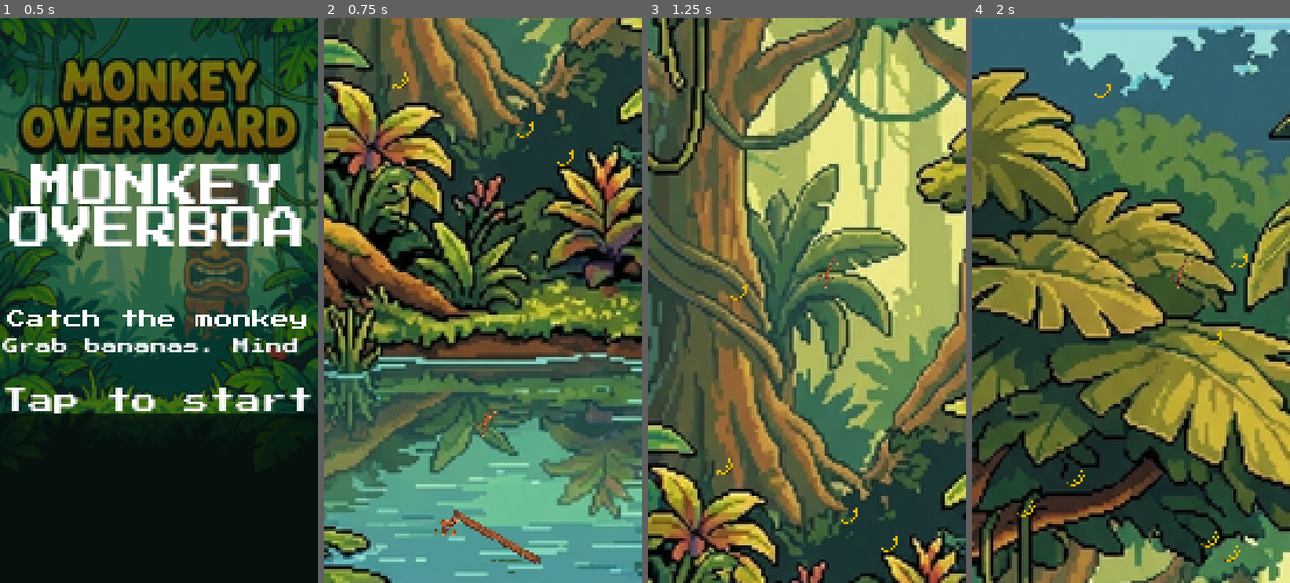
Above: before the commit, frames 1-4 (left to right).
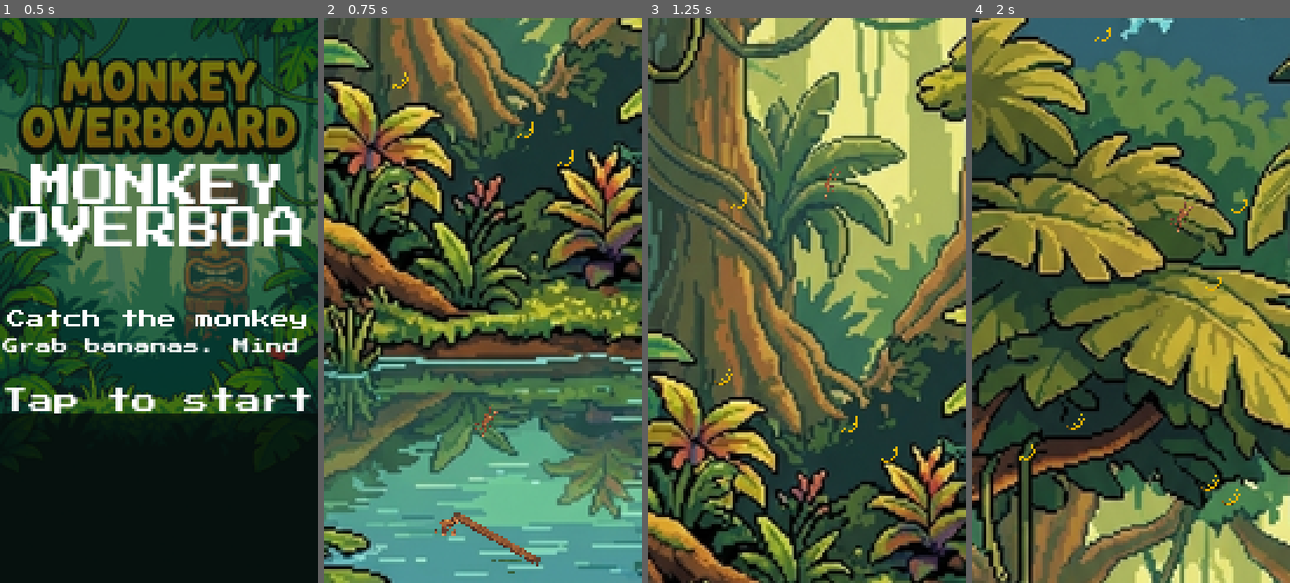
Above: after the commit, the same moments.

Repository: champrt78/monkey-overboard
Game: Godot game, scene res://main.tscn
Two runs of this game, one before a commit and one after it. Both use one fixed random seed, a clock stepped at 60 frames per second and the inputs below.
Inputs (mouse positions are in pixels of both pictures, inside the frame that each line leads up to):
- Up to frame 1 (0.5 s): no input
- Up to frame 2 (0.75 s): tap Enter at 0.5 s; move the mouse to (552, 272) at 0.52 s; click (552, 272) at 0.67 s
- Up to frame 3 (1.25 s): no input
- Up to frame 4 (2 s): drag from (1067, 328) to (1115, 413) at 1.27 s

Frame 1 is identical in both runs. In frame 2, 0.2% of the frame differs, in the area x 40-79%, y 18-98%; in frame 3, 79%; in frame 4, 82%, in the area x 0-100%, y 0-100%.

Commit message:
feat(camera): blend to catch framing during descents

Diff:
--- a/godot/main.gd
+++ b/godot/main.gd
@@ -37,6 +37,7 @@
 const POINTS_BANANA := 10
 const POINTS_CATCH := 2
 const LIVES := 3
+const CAMERA_CATCH_BLEND_WINDOW := 180.0  # world units above seesaw where framing starts
 
 const MONKEY_FRAMES := preload("res://assets/sprites/monkey_frames.tres")
 const GATOR_FRAMES := preload("res://assets/sprites/gator_frames.tres")
@@ -355,10 +356,21 @@
 
 # ---------- sprite updates ----------
 func _update_camera() -> void:
-	_cam_y = WORLD_H - VIEW_H
+	var target_y := WORLD_H - VIEW_H
 	if phase == "playing" or phase == "gameover":
 		var air: Dictionary = monkeys[air_index]
-		_cam_y = clamp(air.y - VIEW_H * 0.45, 0.0, WORLD_H - VIEW_H)
+		var air_y: float = air.y
+		var follow_target: float = clamp(air_y - VIEW_H * 0.45, 0.0, WORLD_H - VIEW_H)
+		target_y = follow_target
+
+		if air.state == "air" and air.vy > 0.0:
+			var dist_to_seesaw: float = SEESAW_Y - air_y
+			var t: float = clamp(1.0 - dist_to_seesaw / CAMERA_CATCH_BLEND_WINDOW, 0.0, 1.0)
+			var catch_target: float = (SEESAW_Y + air_y) * 0.5 - VIEW_H * 0.5
+			catch_target = clamp(catch_target, 0.0, WORLD_H - VIEW_H)
+			target_y = lerp(follow_target, catch_target, t * t)
+
+	_cam_y = lerp(_cam_y, target_y, 0.15)
 	_jungle_bg.position = Vector2(0, -_cam_y)
 
 
